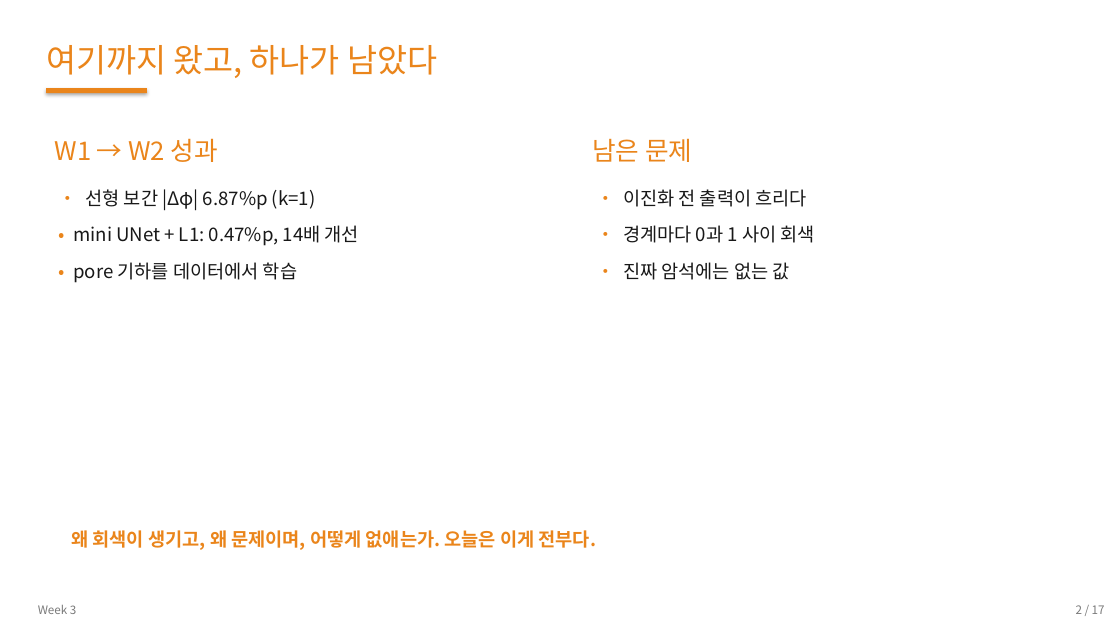
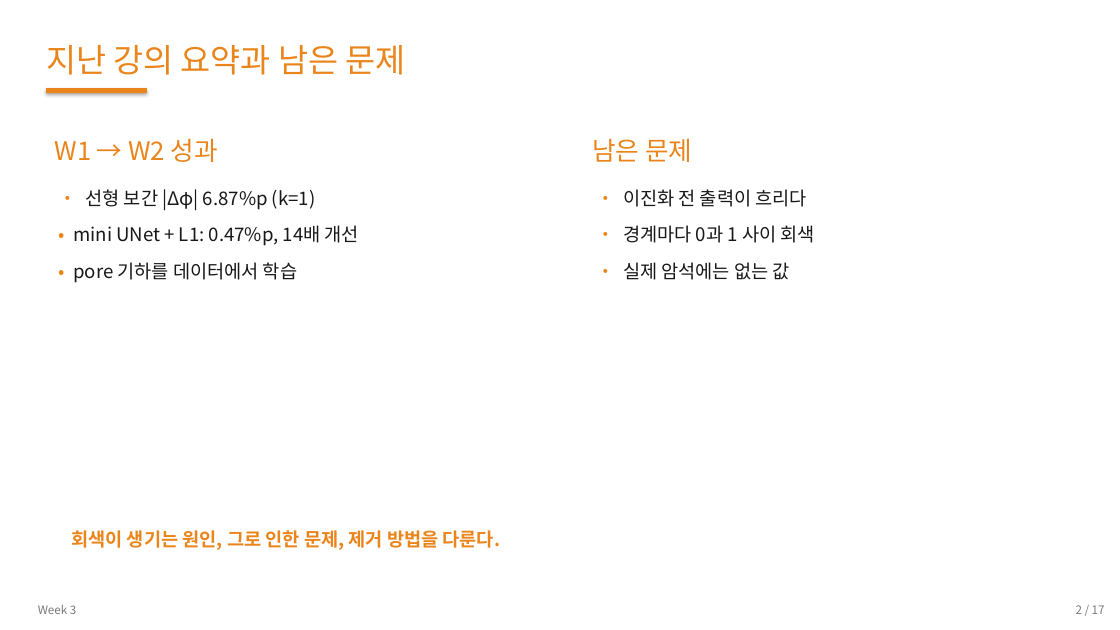
Before and after one commit to 01willy/Digital_rock_DL_Education, a slide deck: slide 2 of web/downloads/shared/w3/W3.pptx. Drawn at 1120x630 pixels with LibreOffice and Linux fonts; fonts in the diff are those of the drawing. Boxes give left, top, right and bottom in pixels: in the first picture for what was removed or moved away, otherwise in the second. Text is boxed around its words. In the diff, an @@ line names an element or a change of style, - is before the commit and + after.

```diff
--- a/web/downloads/shared/w3/W3.pptx
+++ b/web/downloads/shared/w3/W3.pptx
@@ text at <box>46,45,405,75</box>: text changed @@
-여기까지 왔고, 하나가 남았다
+지난 강의 요약과 남은 문제
@@ text at <box>623,262,790,280</box>: text changed @@
-• 진짜 암석에는 없는 값
+• 실제 암석에는 없는 값
@@ text at <box>71,530,501,550</box>: text changed @@
-왜 회색이 생기고, 왜 문제이며, 어떻게 없애는가. 오늘은 이게 전부다.
+회색이 생기는 원인, 그로 인한 문제, 제거 방법을 다룬다.
```
Also in this commit, not shown: 15 other slides changed, 13 other files.
